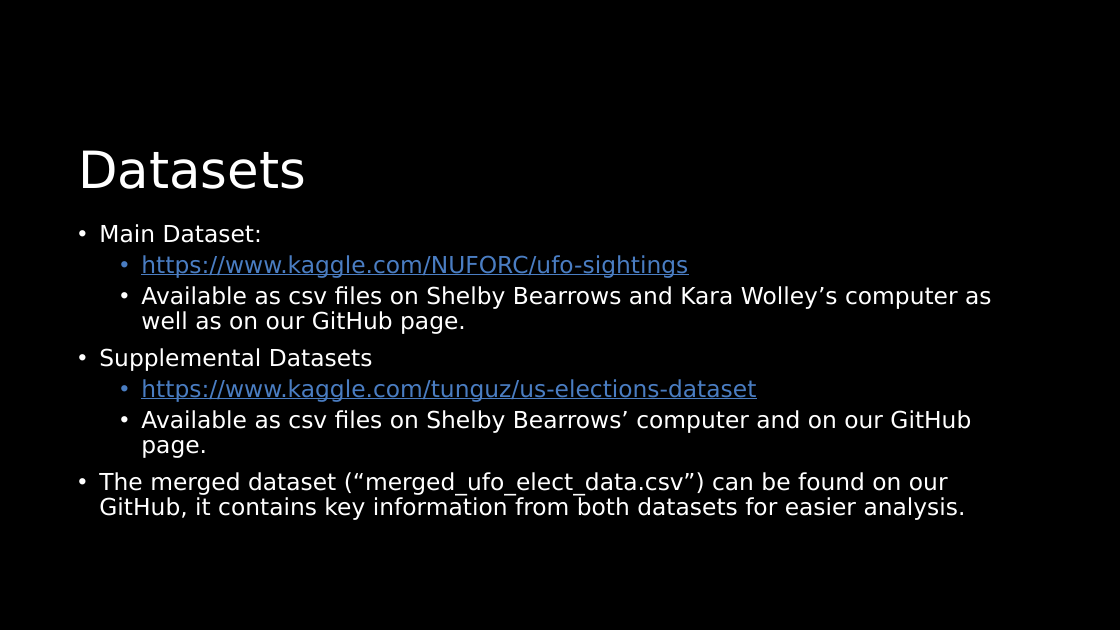
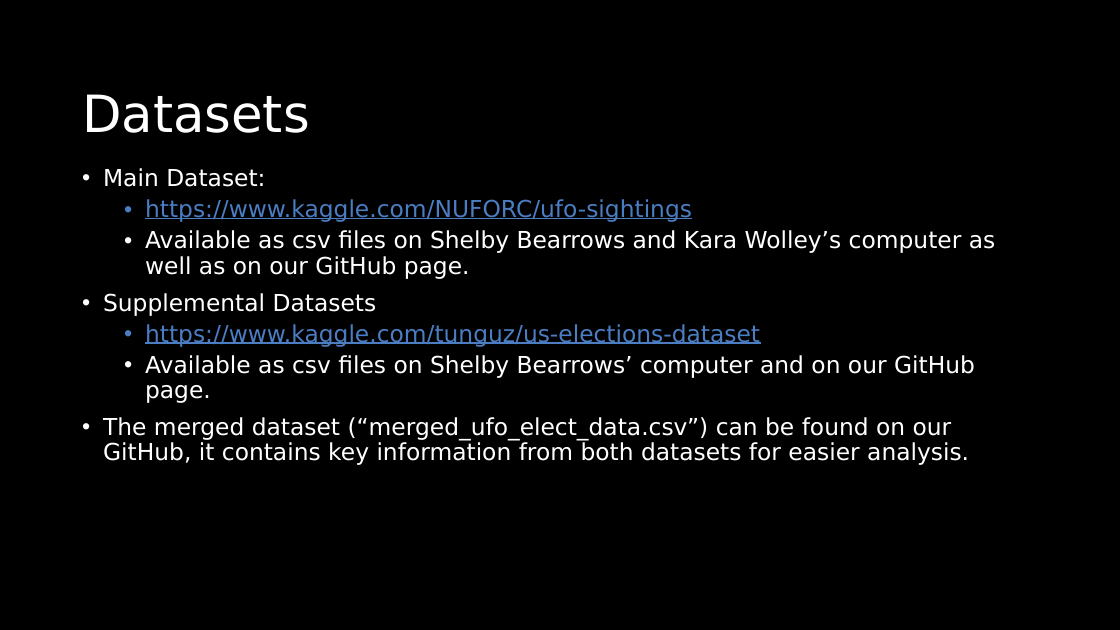
Before and after one commit to KWolley/CSPB4502_DreamTeam, a slide deck: slide 5 of UFO_presidentalElections.pptx. Drawn at 1120x630 pixels with LibreOffice and Linux fonts; fonts in the diff are those of the drawing. Boxes give left, top, right and bottom in pixels: in the first picture for what was removed or moved away, otherwise in the second. Text is boxed around its words. In the diff, an @@ line names an element or a change of style, - is before the commit and + after.

```diff
--- a/UFO_presidentalElections.pptx
+++ b/UFO_presidentalElections.pptx
@@ title "Datasets": place and size @@
-title "Datasets" at bbox=[78, 150, 306, 189]
+title "Datasets" at bbox=[82, 94, 310, 133]
@@ text "Main Dataset:": place and size @@
-text "Main Dataset:" at bbox=[99, 224, 991, 520]
+text "Main Dataset:" at bbox=[103, 168, 995, 465]
```
Also in this commit, not shown: 6 other slides changed.
